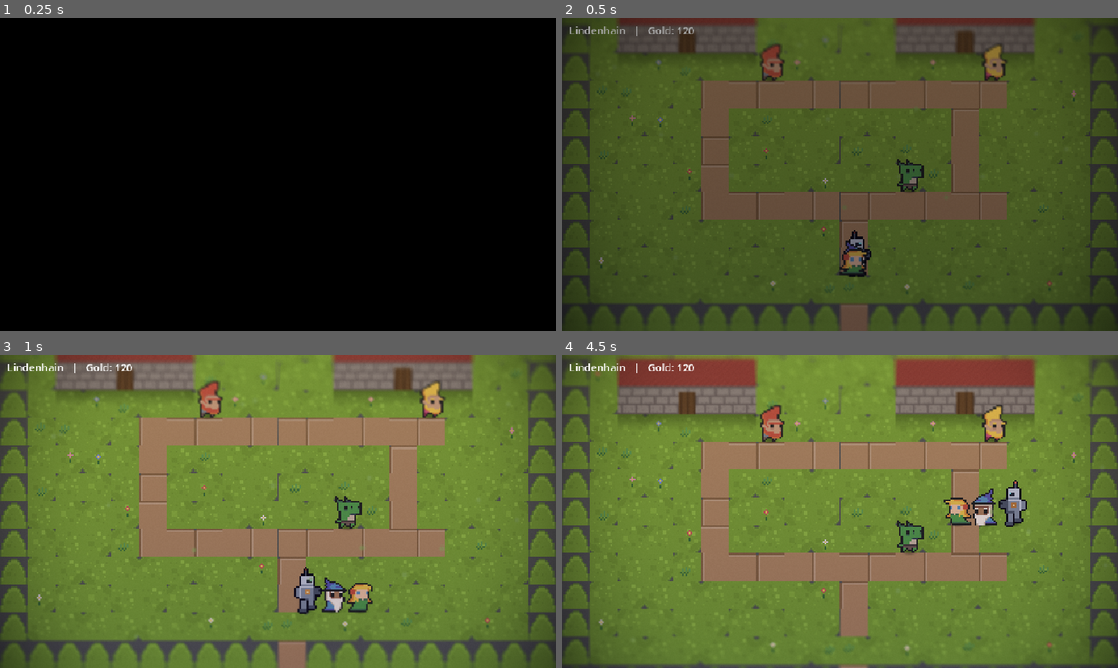
Above: before the commit, frames 1-4 (two rows, left to right).
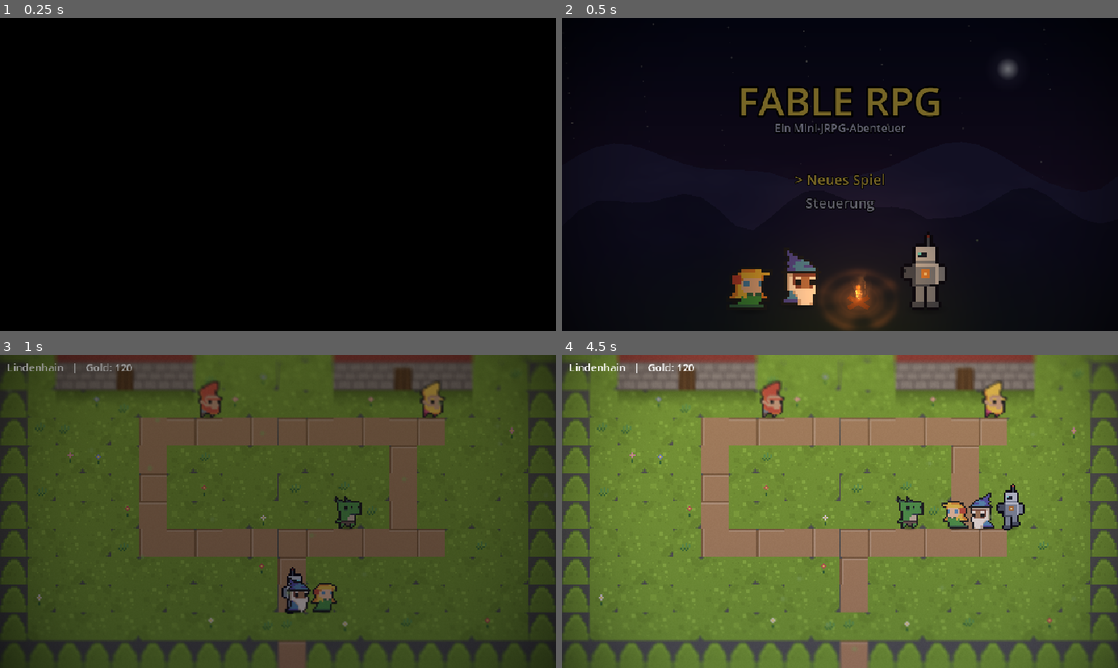
Above: after the commit, the same moments.

Repository: KungFuBrot/RpgGodot
Game: Godot game, scene res://scenes/Main.tscn
Same seed, same stepped clock (60 frames per second), same inputs: the game is played once before the commit and once after it.
Inputs (mouse positions are in pixels of both pictures, inside the frame that each line leads up to):
- Up to frame 1 (0.25 s): no input
- Up to frame 2 (0.5 s): no input
- Up to frame 3 (1 s): tap Enter at 0.5 s; move the mouse to (400, 495) at 0.52 s; hold Right (move_right) from 0.53 s (still down); hold Z (confirm) from 0.53 s (still down); click (400, 495) at 0.67 s; tap Space at 0.77 s
- Up to frame 4 (4.5 s): move the mouse to (728, 527) at 1.27 s; release Right (move_right) at 1.28 s; release Z (confirm) at 1.28 s; hold Down (move_down) 1.28-2.03 s; tap Z (confirm) at 1.35, 2.85 s; click (728, 527) at 1.42 s; tap Space at 1.52, 3.02, 3.77 s; move the mouse to (895, 442) at 2.02 s; hold Right (move_right) 2.03-2.78 s; hold Z (confirm) 2.03-2.78 s; tap Enter at 2.1, 4.35 s; click (895, 442) at 2.17 s; move the mouse to (812, 574) at 2.77 s; hold Up (move_up) 2.78-3.53 s; click (812, 574) at 2.92 s; move the mouse to (1006, 558) at 3.52 s; hold Z (confirm) 3.53-4.28 s; hold Left (move_left) from 3.53 s (still down); click (1006, 558) at 3.67 s; tap X (cancel) at 4.15 s; move the mouse to (673, 464) at 4.27 s; click (673, 464) at 4.42 s

Frame 1 is identical in both runs. In frame 2, 99% of the frame differs, in the area x 0-100%, y 0-100%; in frame 3, 98%; in frame 4, 36%.

Commit message:
Titelbildschirm mit Startmenue, Lagerfeuer-Szene und Titelmusik
Neues Title.gd: Nachthimmel mit Mond und Sternen, Silhouetten-Berge,
Bodennebel, die drei Helden am animierten Lagerfeuer, Gluehwuermchen,
Logo und Menue (Neues Spiel / Steuerung mit Hilfe-Overlay).
Main startet jetzt im Titel und kehrt nach dem Abspann dorthin zurueck;
SHOT-Tour knipst den Titel mit. Neuer Song "title" (C-Dur, 90 bpm).

Co-Authored-By: Claude Fable 5 <noreply@anthropic.com>
Claude-Session: https://claude.ai/code/session_01HAW9BNufryH23ZX7g6ipTS

Diff:
--- a/scripts/AudioManager.gd
+++ b/scripts/AudioManager.gd
@@ -16,6 +16,21 @@
 # Noten als [MIDI, Schläge], -1 = Pause. "drums": 1 Zeichen pro halbem Schlag
 # (k = Kick, s = Snare, h = HiHat, . = Pause); das Pattern loopt.
 const SONGS := {
+	# „Am Lagerfeuer" — C-Dur, ruhig-heroisch (I-V-vi-IV), fürs Titelbild.
+	"title": {"bpm": 90, "loop": true,
+		"mel": [[67, 1], [72, 1], [74, 0.5], [76, 0.5], [74, 1],
+			[71, 1], [72, 0.5], [74, 0.5], [72, 1], [67, 1],
+			[69, 1], [72, 1], [76, 1], [77, 1],
+			[76, 2], [74, 1], [72, 1],
+			[76, 1], [79, 1], [77, 0.5], [76, 0.5], [74, 1],
+			[74, 1], [71, 0.5], [72, 0.5], [74, 1], [67, 1],
+			[69, 1], [72, 1], [74, 0.5], [72, 0.5], [69, 1],
+			[72, 2], [74, 1], [71, 1]],
+		"harm": [[64, 4], [62, 4], [60, 4], [57, 4],
+			[64, 4], [62, 4], [57, 4], [53, 2], [55, 2]],
+		"bass": [[36, 2], [43, 2], [31, 2], [38, 2], [33, 2], [40, 2], [29, 2], [36, 2],
+			[36, 2], [43, 2], [31, 2], [38, 2], [33, 2], [40, 2], [29, 2], [31, 2]],
+		"drums": "k...h.s."},
 	# „Marktplatz am Morgen" — F-Dur, freundlich schunkelnd (I-vi-IV-V).
 	"town": {"bpm": 104, "loop": true,
 		"mel": [[69, 0.5], [70, 0.5], [72, 1], [69, 1], [65, 1],
--- a/scripts/Main.gd
+++ b/scripts/Main.gd
@@ -23,15 +23,20 @@
 	# Bildschirm-Steuerung für Geräte ohne Tastatur (Web/Touch); bleibt über
 	# allen Szenen bestehen und speist die Input-Actions ein.
 	add_child(TouchControls.new())
-	goto_map("town", "start")
-	if OS.get_environment("SHOT") != "":
-		_shot_tour()
-	elif OS.get_environment("SPELLSHOT") != "":
+	if OS.get_environment("SPELLSHOT") != "":
+		goto_map("town", "start")
 		await get_tree().create_timer(0.5).timeout
 		start_battle(["slime", "bat", "skeleton"], "dungeon", Vector2i(4, 10))
+	else:
+		show_title()
+		if OS.get_environment("SHOT") != "":
+			_shot_tour()
 
 ## Temporärer Debug-Rundgang: Screenshots von Feld und Bosskampf (env SHOT=Zielordner).
 func _shot_tour() -> void:
+	await get_tree().create_timer(2.0).timeout
+	_snap("title")
+	goto_map("town", "start")
 	await get_tree().create_timer(2.0).timeout
 	_snap("town")
 	goto_map("world", "from_town")
@@ -121,6 +126,20 @@
 	await _fade(0.0, 0.8)
 
 func _on_ending_restart() -> void:
+	show_title()
+
+## Blendet den Titelbildschirm ein (Spielstart und nach dem Abspann).
+func show_title() -> void:
+	await _fade(1.0, 0.25)
+	_clear_screen()
+	var title := Title.new()
+	title.start_game.connect(_on_title_start)
+	add_child(title)
+	current_screen = title
+	AudioManager.play_music("title")
+	await _fade(0.0, 0.5)
+
+func _on_title_start() -> void:
 	GameState.reset_all()
 	goto_map("town", "start")
 
--- /dev/null
+++ b/scripts/Title.gd
@@ -0,0 +1,346 @@
+class_name Title
+extends Node2D
+## Titelbildschirm: Nachthimmel mit Bergen, die drei Helden am Lagerfeuer,
+## Spiellogo und Startmenü (Neues Spiel / Steuerung).
+
+signal start_game
+
+const HEROES := [
+	{"id": "serena", "pos": Vector2(324, 434), "flip": false},
+	{"id": "milo", "pos": Vector2(408, 426), "flip": false},
+	{"id": "rax", "pos": Vector2(630, 434), "flip": true},
+]
+
+var menu_index := 0
+var menu_labels: Array = []
+var anim_frame := 0
+var hero_sprites: Array = []
+var flame: Sprite2D
+var help_panel: PanelContainer
+var ui: CanvasLayer
+var _locked := false
+
+func _ready() -> void:
+	_build_sky()
+	_build_mountains()
+	_build_scene()
+	_build_campfire()
+	_build_fireflies()
+	_build_ui()
+	# Idle-Animation der Helden (4 DTII-Frames)
+	var ticker := Timer.new()
+	ticker.wait_time = 0.18
+	ticker.autostart = true
+	ticker.timeout.connect(_tick)
+	add_child(ticker)
+
+func _tick() -> void:
+	anim_frame += 1
+	for i in hero_sprites.size():
+		var s: Sprite2D = hero_sprites[i]
+		s.texture = SpriteFactory.field_char(HEROES[i]["id"], false, anim_frame)
+
+static func _additive() -> CanvasItemMaterial:
+	var m := CanvasItemMaterial.new()
+	m.blend_mode = CanvasItemMaterial.BLEND_MODE_ADD
+	return m
+
+func _build_sky() -> void:
+	var sky := Sprite2D.new()
+	sky.texture = SpriteFactory.gradient(8, 64, Color(0.03, 0.04, 0.13), Color(0.24, 0.13, 0.30))
+	sky.texture_filter = CanvasItem.TEXTURE_FILTER_LINEAR
+	sky.centered = false
+	sky.scale = Vector2(960.0 / 8, 540.0 / 64)
+	sky.z_index = -20
+	add_child(sky)
+	# Funkelnde Sterne im oberen Bereich
+	for i in 60:
+		var star := Sprite2D.new()
+		star.texture = SpriteFactory.circle(1 + (i % 2), Color(1, 1, 0.9))
+		star.position = Vector2(fmod(i * 137.5, 960.0), fmod(i * 83.7, 280.0))
+		star.modulate.a = randf_range(0.25, 0.9)
+		star.z_index = -19
+		add_child(star)
+		var tw := star.create_tween().set_loops()
+		tw.tween_property(star, "modulate:a", randf_range(0.1, 0.4), randf_range(0.9, 2.4))
+		tw.tween_property(star, "modulate:a", randf_range(0.6, 1.0), randf_range(0.9, 2.4))
+	# Mond mit weichem Glutschein
+	var glow := Sprite2D.new()
+	glow.texture = SpriteFactory.circle(40, Color(0.9, 0.9, 1.0))
+	glow.texture_filter = CanvasItem.TEXTURE_FILTER_LINEAR
+	glow.material = _additive()
+	glow.position = Vector2(770, 88)
+	glow.modulate.a = 0.16
+	glow.z_index = -19
+	add_child(glow)
+	var moon := Sprite2D.new()
+	moon.texture = SpriteFactory.circle(20, Color(0.92, 0.93, 0.98))
+	moon.texture_filter = CanvasItem.TEXTURE_FILTER_LINEAR
+	moon.position = glow.position
+	moon.z_index = -18
+	add_child(moon)
+
+## Zwei Silhouetten-Bergketten, die vordere dunkler — einfache Tiefenstaffelung.
+func _build_mountains() -> void:
+	_ridge(300.0, 70.0, 0.55, Color(0.16, 0.14, 0.30), -16)
+	_ridge(360.0, 55.0, 0.9, Color(0.10, 0.09, 0.21), -15)
+	# Bodennebel, der langsam quer zieht
+	for i in 2:
+		var fog := Sprite2D.new()
+		fog.texture = SpriteFactory.particle("smoke_04")
+		fog.texture_filter = CanvasItem.TEXTURE_FILTER_LINEAR
+		fog.position = Vector2(240 + i * 480, 342 + i * 26)
+		fog.scale = Vector2(5.0, 2.2)
+		fog.modulate = Color(0.55, 0.6, 0.85, 0.07)
+		fog.z_index = -14
+		add_child(fog)
+		var tw := fog.create_tween().set_loops()
+		var dx := 50.0 if i == 0 else -50.0
+		tw.tween_property(fog, "position:x", fog.position.x + dx, 9.0 + i * 3.0) \
+			.set_trans(Tween.TRANS_SINE).set_ease(Tween.EASE_IN_OUT)
+		tw.tween_property(fog, "position:x", fog.position.x, 9.0 + i * 3.0) \
+			.set_trans(Tween.TRANS_SINE).set_ease(Tween.EASE_IN_OUT)
+
+func _ridge(base_y: float, amp: float, freq: float, color: Color, z: int) -> void:
+	var pts := PackedVector2Array()
+	pts.append(Vector2(-10, 560))
+	for i in 33:
+		var x := i * 30.0
+		var y := base_y - absf(sin(x * 0.011 * freq + freq * 7.0)) * amp \
+			- sin(x * 0.037 * freq) * amp * 0.25
+		pts.append(Vector2(x, y))
+	pts.append(Vector2(970, 560))
+	var poly := Polygon2D.new()
+	poly.polygon = pts
+	poly.color = color
+	poly.z_index = z
+	add_child(poly)
+
+func _build_scene() -> void:
+	# Wiesenhügel, auf dem die Gruppe lagert
+	var hill := Sprite2D.new()
+	hill.texture = SpriteFactory.circle(60, Color(0.11, 0.155, 0.115))
+	hill.texture_filter = CanvasItem.TEXTURE_FILTER_LINEAR
+	hill.position = Vector2(480, 572)
+	hill.scale = Vector2(11.0, 3.6)
+	hill.z_index = -10
+	add_child(hill)
+	for def in HEROES:
+		var s := Sprite2D.new()
+		s.texture = SpriteFactory.field_char(def["id"], false, 0)
+		s.scale = Vector2(5, 5)
+		s.position = def["pos"]
+		s.flip_h = def["flip"]
+		add_child(s)
+		hero_sprites.append(s)
+		# Weicher Bodenschatten
+		var sh := Sprite2D.new()
+		sh.texture = SpriteFactory.circle(12, Color(0, 0, 0, 0.35))
+		sh.texture_filter = CanvasItem.TEXTURE_FILTER_LINEAR
+		sh.position = def["pos"] + Vector2(0, 68)
+		sh.scale = Vector2(3.2, 1.0)
+		sh.z_index = -1
+		add_child(sh)
+
+func _build_campfire() -> void:
+	var base := Vector2(512, 486)
+	# Holzscheite als zwei gekreuzte dunkle Balken — vor den Helden (z 5)
+	for r in [0.5, -0.5]:
+		var log_p := Polygon2D.new()
+		log_p.polygon = PackedVector2Array([
+			Vector2(-20, -4), Vector2(20, -4), Vector2(20, 4), Vector2(-20, 4)])
+		log_p.color = Color(0.24, 0.15, 0.09)
+		log_p.position = base + Vector2(0, 5)
+		log_p.rotation = r
+		log_p.z_index = 5
+		add_child(log_p)
+	# Glutschein (additiv, pulsierend)
+	var glow := Sprite2D.new()
+	glow.texture = SpriteFactory.particle("light_01")
+	glow.texture_filter = CanvasItem.TEXTURE_FILTER_LINEAR
+	glow.material = _additive()
+	glow.position = base
+	glow.scale = Vector2(1.5, 1.1)
+	glow.modulate = Color(1.0, 0.55, 0.2, 0.5)
+	glow.z_index = 5
+	add_child(glow)
+	var gt := glow.create_tween().set_loops()
+	gt.tween_property(glow, "modulate:a", 0.32, 0.5).set_trans(Tween.TRANS_SINE)
+	gt.tween_property(glow, "modulate:a", 0.5, 0.5).set_trans(Tween.TRANS_SINE)
+	# Heller Feuerkern, auf dem die Flammenzunge reitet
+	var core := Sprite2D.new()
+	core.texture = SpriteFactory.particle("fire_01")
+	core.texture_filter = CanvasItem.TEXTURE_FILTER_LINEAR
+	core.material = _additive()
+	core.position = base + Vector2(0, -10)
+	core.scale = Vector2(0.26, 0.22)
+	core.modulate = Color(1.0, 0.75, 0.35, 0.95)
+	core.z_index = 6
+	add_child(core)
+	var ct := core.create_tween().set_loops()
+	ct.tween_property(core, "scale", Vector2(0.23, 0.25), 0.22) \
+		.set_trans(Tween.TRANS_SINE).set_ease(Tween.EASE_IN_OUT)
+	ct.tween_property(core, "scale", Vector2(0.27, 0.21), 0.19) \
+		.set_trans(Tween.TRANS_SINE).set_ease(Tween.EASE_IN_OUT)
+	# Aufsteigende Flämmchen wie bei den Kampf-Fackeln
+	var licks := CPUParticles2D.new()
+	licks.position = base + Vector2(0, -12)
+	licks.amount = 14
+	licks.lifetime = 0.8
+	licks.direction = Vector2(0, -1)
+	licks.spread = 14.0
+	licks.gravity = Vector2(0, -70)
+	licks.initial_velocity_min = 14.0
+	licks.initial_velocity_max = 34.0
+	licks.scale_amount_min = 0.8
+	licks.scale_amount_max = 1.8
+	licks.color = Color(1.0, 0.62, 0.22)
+	licks.texture = SpriteFactory.circle(3, Color.WHITE)
+	licks.z_index = 6
+	add_child(licks)
+	# Züngelnde Flamme (Kenney-Partikeltextur, Skala wackelt)
+	flame = Sprite2D.new()
+	flame.texture = SpriteFactory.particle("flame_02")
+	flame.texture_filter = CanvasItem.TEXTURE_FILTER_LINEAR
+	flame.material = _additive()
+	flame.position = base + Vector2(0, -24)
+	flame.scale = Vector2(0.46, 0.52)
+	flame.modulate = Color(1.0, 0.7, 0.3, 0.95)
+	flame.z_index = 7
+	add_child(flame)
+	var ft := flame.create_tween().set_loops()
+	ft.tween_property(flame, "scale", Vector2(0.40, 0.60), 0.35) \
+		.set_trans(Tween.TRANS_SINE).set_ease(Tween.EASE_IN_OUT)
+	ft.tween_property(flame, "scale", Vector2(0.49, 0.48), 0.35) \
+		.set_trans(Tween.TRANS_SINE).set_ease(Tween.EASE_IN_OUT)
+	# Aufsteigende Funken
+	var sparks := CPUParticles2D.new()
+	sparks.z_index = 6
+	sparks.position = base + Vector2(0, -12)
+	sparks.amount = 10
+	sparks.lifetime = 1.4
+	sparks.direction = Vector2(0, -1)
+	sparks.spread = 16.0
+	sparks.gravity = Vector2(0, -26)
+	sparks.initial_velocity_min = 18.0
+	sparks.initial_velocity_max = 42.0
+	sparks.scale_amount_min = 0.5
+	sparks.scale_amount_max = 1.1
+	sparks.color = Color(1.0, 0.65, 0.25)
+	sparks.texture = SpriteFactory.circle(2, Color.WHITE)
+	add_child(sparks)
+	# Warmes Flackerlicht auf der Gruppe
+	var light := Fx.point_light(Color(1.0, 0.6, 0.25), 280.0, 1.4)
+	light.position = base + Vector2(0, -14)
+	add_child(light)
+	Fx.flicker(light, 1.4)
+
+func _build_fireflies() -> void:
+	var p := CPUParticles2D.new()
+	p.position = Vector2(480, 420)
+	p.amount = 12
+	p.lifetime = 6.0
+	p.emission_shape = CPUParticles2D.EMISSION_SHAPE_RECTANGLE
+	p.emission_rect_extents = Vector2(440, 70)
+	p.direction = Vector2(0, -1)
+	p.spread = 180.0
+	p.gravity = Vector2.ZERO
+	p.initial_velocity_min = 4.0
+	p.initial_velocity_max = 12.0
+	p.scale_amount_min = 0.6
+	p.scale_amount_max = 1.2
+	p.color = Color(0.8, 1.0, 0.45, 0.7)
+	p.texture = SpriteFactory.circle(2, Color.WHITE)
+	p.material = _additive()
+	add_child(p)
+
+func _build_ui() -> void:
+	ui = CanvasLayer.new()
+	add_child(ui)
+	var vig := TextureRect.new()
+	vig.texture = SpriteFactory.vignette(240, 135)
+	vig.texture_filter = CanvasItem.TEXTURE_FILTER_LINEAR
+	vig.stretch_mode = TextureRect.STRETCH_SCALE
+	vig.set_anchors_preset(Control.PRESET_FULL_RECT)
+	vig.mouse_filter = Control.MOUSE_FILTER_IGNORE
+	ui.add_child(vig)
+	# Logo mit sanftem Schweben
+	var logo := _label("FABLE RPG", 68, Color(1.0, 0.85, 0.32), 96)
+	logo.add_theme_constant_override("outline_size", 12)
+	var lt := logo.create_tween().set_loops()
+	lt.tween_property(logo, "position:y", 92.0, 1.8) \
+		.set_trans(Tween.TRANS_SINE).set_ease(Tween.EASE_IN_OUT)
+	lt.tween_property(logo, "position:y", 96.0, 1.8) \
+		.set_trans(Tween.TRANS_SINE).set_ease(Tween.EASE_IN_OUT)
+	_label("Ein Mini-JRPG-Abenteuer", 19, Color(0.82, 0.82, 0.95), 176)
+	# Startmenü
+	for i in 2:
+		var l := _label(["Neues Spiel", "Steuerung"][i], 24, Color.WHITE, 262 + i * 40)
+		menu_labels.append(l)
+	_redraw_menu()
+	# Hilfe-Overlay (Steuerung), anfangs verborgen
+	help_panel = PanelContainer.new()
+	help_panel.position = Vector2(300, 210)
+	help_panel.custom_minimum_size = Vector2(360, 0)
+	var vb := VBoxContainer.new()
+	vb.add_theme_constant_override("separation", 8)
+	help_panel.add_child(vb)
+	var lines := [
+		["— Steuerung —", 20, Color(1.0, 0.85, 0.32)],
+		["Pfeiltasten / WASD — Bewegen", 17, Color.WHITE],
+		["Z / Enter / Leertaste — Bestätigen, Reden", 17, Color.WHITE],
+		["X / Esc — Abbrechen", 17, Color.WHITE],
+		["Am Handy: eingeblendete Bildschirm-Tasten", 15, Color(0.75, 0.75, 0.9)],
+		["Z: Schließen", 15, Color(0.75, 0.75, 0.9)],
+	]
+	for e in lines:
+		var l := Label.new()
+		l.text = e[0]
+		l.add_theme_font_size_override("font_size", e[1])
+		l.add_theme_color_override("font_color", e[2])
+		l.horizontal_alignment = HORIZONTAL_ALIGNMENT_CENTER
+		vb.add_child(l)
+	help_panel.visible = false
+	ui.add_child(help_panel)
+
+func _label(text: String, size: int, color: Color, y: float) -> Label:
+	var l := Label.new()
+	l.text = text
+	l.add_theme_font_size_override("font_size", size)
+	l.add_theme_color_override("font_color", color)
+	l.add_theme_color_override("font_outline_color", Color.BLACK)
+	l.add_theme_constant_override("outline_size", 6)
+	l.custom_minimum_size = Vector2(960, 0)
+	l.horizontal_alignment = HORIZONTAL_ALIGNMENT_CENTER
+	l.position = Vector2(0, y)
+	ui.add_child(l)
+	return l
+
+func _redraw_menu() -> void:
+	for i in menu_labels.size():
+		var l: Label = menu_labels[i]
+		var selected := i == menu_index
+		l.text = ("> " if selected else "") + ["Neues Spiel", "Steuerung"][i]
+		l.add_theme_color_override("font_color",
+			Color(1.0, 0.85, 0.32) if selected else Color(0.8, 0.8, 0.88))
+
+func _unhandled_input(event: InputEvent) -> void:
+	if _locked:
+		return
+	if help_panel.visible:
+		if event.is_action_pressed("confirm") or event.is_action_pressed("cancel"):
+			AudioManager.play_sfx("menu")
+			help_panel.visible = false
+		return
+	if event.is_action_pressed("move_up") or event.is_action_pressed("move_down"):
+		AudioManager.play_sfx("menu")
+		menu_index = (menu_index + 1) % 2
+		_redraw_menu()
+	elif event.is_action_pressed("confirm"):
+		if menu_index == 0:
+			_locked = true
+			AudioManager.play_sfx("buy")
+			start_game.emit()
+		else:
+			AudioManager.play_sfx("menu")
+			help_panel.visible = true
